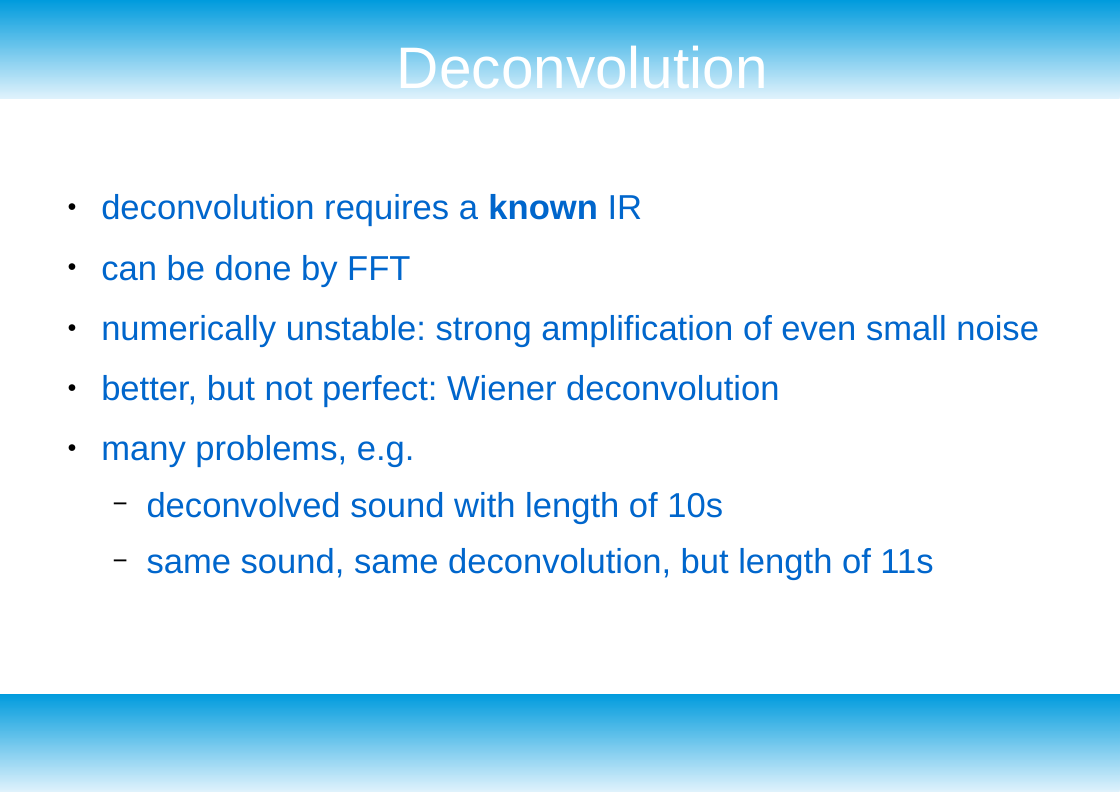
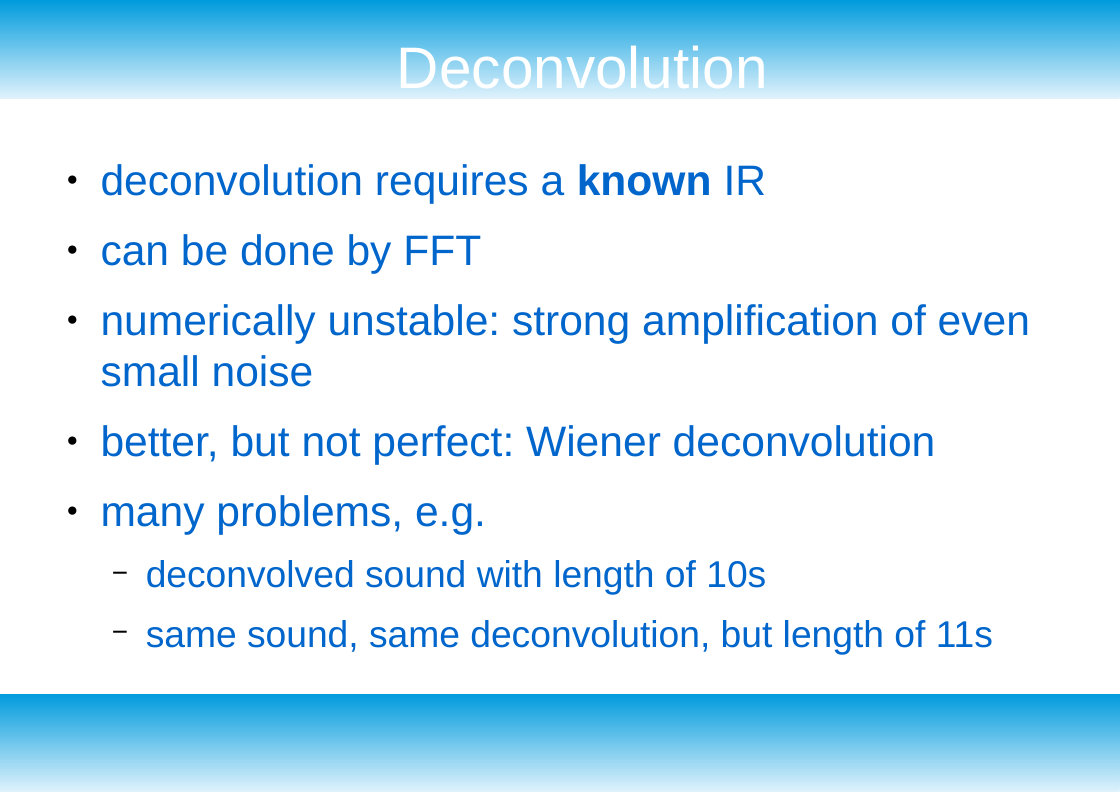
Before and after one commit to jakobatgithub/unreverb, a slide deck: slide 6 of project_presentation.odp (slide 7 before the commit). Drawn at 1120x792 pixels with LibreOffice and Linux fonts; fonts in the diff are those of the drawing. Boxes give left, top, right and bottom in pixels: in the first picture for what was removed or moved away, otherwise in the second. Text is boxed around its words. In the diff, an @@ line names an element or a change of style, - is before the commit and + after.

```diff
--- a/project_presentation.odp
+++ b/project_presentation.odp
@@ text "deconvolution requires a known IR": place and size @@
-text "deconvolution requires a known IR" at box(101, 194, 1039, 580)
+text "deconvolution requires a known IR" at box(101, 164, 1030, 654)
@@ text "deconvolution requires a known IR" at box(101, 164, 1030, 654): size 26 to 32 pt in "deconvolution requires a known IR", "can be done by FFT", "numerically unstable: strong amplification of even small ...", "better, but not perfect: Wiener deconvolution" and 1 more places; size 26 to 28 pt in "deconvolved sound with length of 10s", "same sound, same deconvolution, but length of ..." @@
```
Also in this commit, not shown: 4 other slides changed, 1 slide added, 2 slides removed, 1 other file.
